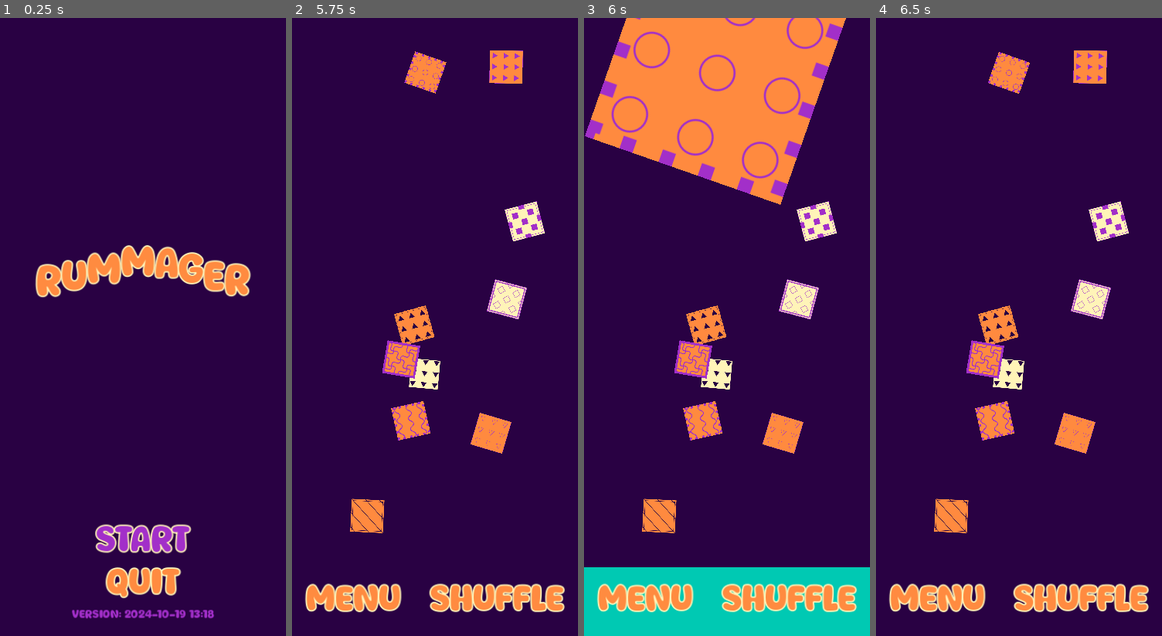
Above: before the commit, frames 1-4 (left to right).
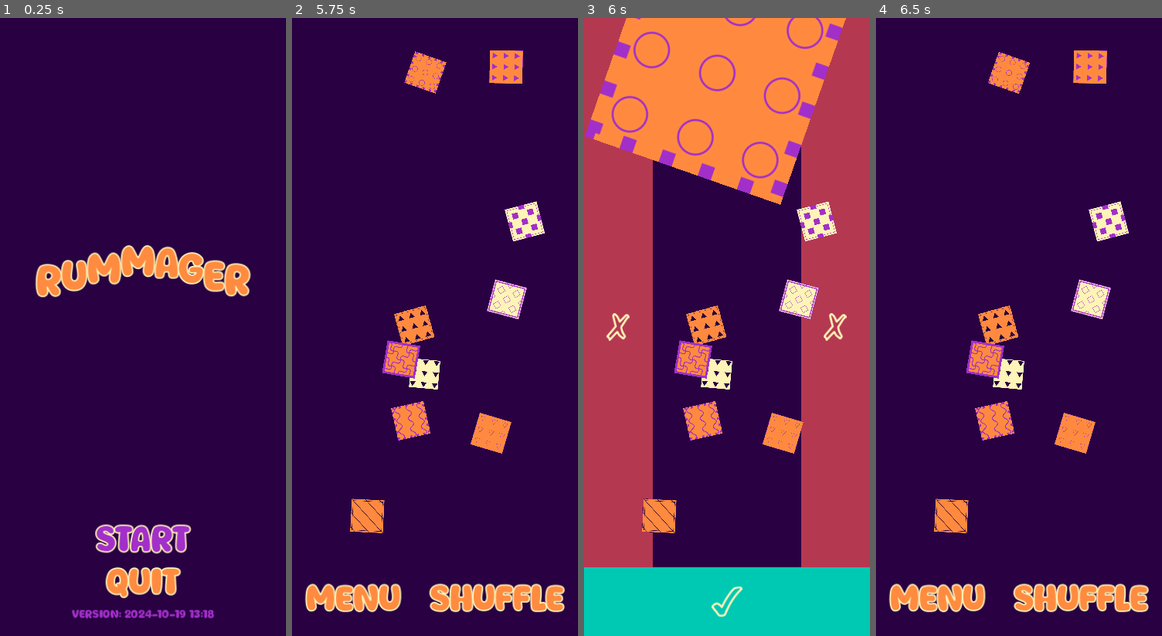
Above: after the commit, the same moments.

Repository: magopian/rummager
Game: Godot game, scene res://start_menu.tscn
The game is run twice, just before and just after one commit, with the same random seed, the same clock (stepped at 60 frames per second) and the same inputs.
Inputs (mouse positions are in pixels of both pictures, inside the frame that each line leads up to):
- Up to frame 1 (0.25 s): no input
- Up to frame 2 (5.75 s): click "START" at 0.5 s; click "Let's go!" at 1.25 s; click "Shuffle" at 2 s; click "Let's go!" at 2.75 s; click "Shuffle" at 3.5 s; click "Shuffle" at 4.25 s; click "Let's go!" at 5 s
- Up to frame 3 (6 s): tap Enter at 5.75 s; move the mouse to (718, 73) at 5.77 s; click (718, 73) at 5.92 s
- Up to frame 4 (6.5 s): no input

Frames 1-2 are identical in both runs. In frame 3, 40% of the frame differs, in the area x 0-100%, y 0-97%; in frame 4, nothing differs.

Commit message:
Display discard and validate zones

Diff:
--- a/game.gd
+++ b/game.gd
@@ -17,6 +17,8 @@
 @onready var card_display_wrong: Control = %CardDisplayWrong
 @onready var valid_container: HBoxContainer = %ValidContainer
 @onready var wrong_container: HBoxContainer = %WrongContainer
+@onready var zones: CanvasLayer = %Zones
+@onready var menu_canvas_layer: CanvasLayer = %MenuCanvasLayer
 
 @onready var card_scene: PackedScene = preload("res://card.tscn")
 
@@ -32,7 +34,6 @@
 var card_to_find: Card
 var card_datas: Array[Dictionary]
 var viewport_size: Vector2
-var win_zone_display: Polygon2D
 
 
 func _ready() -> void:
@@ -50,7 +51,6 @@
 			card_to_find = card
 	pick_me_canvas_layer.show()
 	display_card_to_find()
-	add_win_zone_display()
 
 
 func display_card_to_find() -> void:
@@ -107,7 +107,9 @@
 		card.pickup()
 		held_card = card
 		cards.move_child(card, -1)  # The card will be drawn over the others
-		win_zone_display.show()
+		zones.show()
+		menu_canvas_layer.hide()
+
 
 
 func _on_card_left_screen(card: Card) -> void:
@@ -152,7 +154,8 @@
 			if held_card.is_inside_tree():
 				held_card.drop(Input.get_last_mouse_velocity())
 			held_card = null
-			win_zone_display.hide()
+			zones.hide()
+			menu_canvas_layer.show()
 
 
 func get_random_position() -> Vector2:
@@ -162,21 +165,6 @@
 	)
 
 
-func add_win_zone_display() -> void:
-	var points: PackedVector2Array = [
-		Vector2(0, viewport_size.y - 100),
-		Vector2(viewport_size.x, viewport_size.y - 100),
-		Vector2(viewport_size.x, viewport_size.y),
-		Vector2(0, viewport_size.y),
-	]
-	win_zone_display = Polygon2D.new()
-	win_zone_display.polygon = points
-	win_zone_display.color = Color("00c9b3")
-	win_zone_display.hide()
-	add_child(win_zone_display)
-	move_child(win_zone_display, 0)
-
-
 func _on_win_area_body_entered(body: Node2D) -> void:
 	print("body entered: ", body)
 	if body is Card and body == card_to_find:
--- a/game.tscn
+++ b/game.tscn
@@ -70,6 +70,7 @@
 color = Color(0.160784, 0.00392157, 0.262745, 1)
 
 [node name="MenuCanvasLayer" type="CanvasLayer" parent="."]
+unique_name_in_owner = true
 
 [node name="MarginContainer" type="MarginContainer" parent="MenuCanvasLayer"]
 anchors_preset = 15
@@ -147,6 +148,7 @@
 
 [node name="PickMeCanvasLayer" type="CanvasLayer" parent="."]
 unique_name_in_owner = true
+layer = 5
 
 [node name="ColorRect" type="ColorRect" parent="PickMeCanvasLayer"]
 anchors_preset = 15
@@ -330,5 +332,94 @@
 outline_color = Color(0.635294, 0.184314, 0.788235, 1)
 focus_color = Color(1, 0.545098, 0.25098, 1)
 
+[node name="Zones" type="CanvasLayer" parent="."]
+unique_name_in_owner = true
+layer = -1
+visible = false
+
+[node name="VBoxContainer" type="VBoxContainer" parent="Zones"]
+anchors_preset = 15
+anchor_right = 1.0
+anchor_bottom = 1.0
+grow_horizontal = 2
+grow_vertical = 2
+theme_override_constants/separation = 0
+
+[node name="ColorRectWrong" type="ColorRect" parent="Zones/VBoxContainer"]
+custom_minimum_size = Vector2(0, 100)
+layout_mode = 2
+color = Color(0.709804, 0.219608, 0.317647, 1)
+
+[node name="CenterContainer" type="CenterContainer" parent="Zones/VBoxContainer/ColorRectWrong"]
+layout_mode = 1
+anchors_preset = 15
+anchor_right = 1.0
+anchor_bottom = 1.0
+grow_horizontal = 2
+grow_vertical = 2
+
+[node name="TextureRect" type="TextureRect" parent="Zones/VBoxContainer/ColorRectWrong/CenterContainer"]
+layout_mode = 2
+texture = ExtResource("46_po0o2")
+
+[node name="HBoxContainer" type="HBoxContainer" parent="Zones/VBoxContainer"]
+layout_mode = 2
+size_flags_vertical = 3
+
+[node name="ColorRectWrongLeft" type="ColorRect" parent="Zones/VBoxContainer/HBoxContainer"]
+custom_minimum_size = Vector2(100, 0)
+layout_mode = 2
+color = Color(0.709804, 0.219608, 0.317647, 1)
+
+[node name="CenterContainer" type="CenterContainer" parent="Zones/VBoxContainer/HBoxContainer/ColorRectWrongLeft"]
+layout_mode = 1
+anchors_preset = 15
+anchor_right = 1.0
+anchor_bottom = 1.0
+grow_horizontal = 2
+grow_vertical = 2
+
+[node name="TextureRect" type="TextureRect" parent="Zones/VBoxContainer/HBoxContainer/ColorRectWrongLeft/CenterContainer"]
+layout_mode = 2
+texture = ExtResource("46_po0o2")
+
+[node name="Control" type="Control" parent="Zones/VBoxContainer/HBoxContainer"]
+layout_mode = 2
+size_flags_horizontal = 3
+
+[node name="ColorRectWrongRight" type="ColorRect" parent="Zones/VBoxContainer/HBoxContainer"]
+custom_minimum_size = Vector2(100, 0)
+layout_mode = 2
+color = Color(0.709804, 0.219608, 0.317647, 1)
+
+[node name="CenterContainer" type="CenterContainer" parent="Zones/VBoxContainer/HBoxContainer/ColorRectWrongRight"]
+layout_mode = 1
+anchors_preset = 15
+anchor_right = 1.0
+anchor_bottom = 1.0
+grow_horizontal = 2
+grow_vertical = 2
+
+[node name="TextureRect" type="TextureRect" parent="Zones/VBoxContainer/HBoxContainer/ColorRectWrongRight/CenterContainer"]
+layout_mode = 2
+texture = ExtResource("46_po0o2")
+
+[node name="ColorRectValid" type="ColorRect" parent="Zones/VBoxContainer"]
+custom_minimum_size = Vector2(0, 100)
+layout_mode = 2
+color = Color(0, 0.788235, 0.701961, 1)
+
+[node name="CenterContainer" type="CenterContainer" parent="Zones/VBoxContainer/ColorRectValid"]
+layout_mode = 1
+anchors_preset = 15
+anchor_right = 1.0
+anchor_bottom = 1.0
+grow_horizontal = 2
+grow_vertical = 2
+
+[node name="TextureRect" type="TextureRect" parent="Zones/VBoxContainer/ColorRectValid/CenterContainer"]
+layout_mode = 2
+texture = ExtResource("47_oxn3a")
+
 [node name="Cards" type="Node2D" parent="."]
 unique_name_in_owner = true
